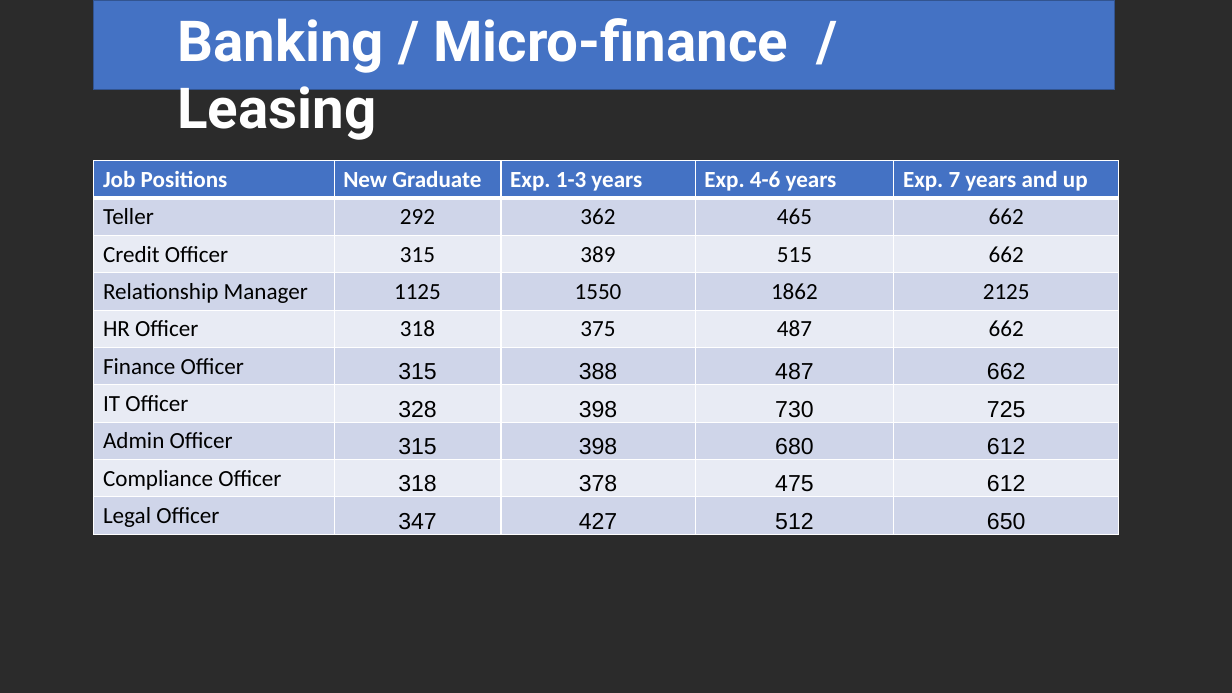
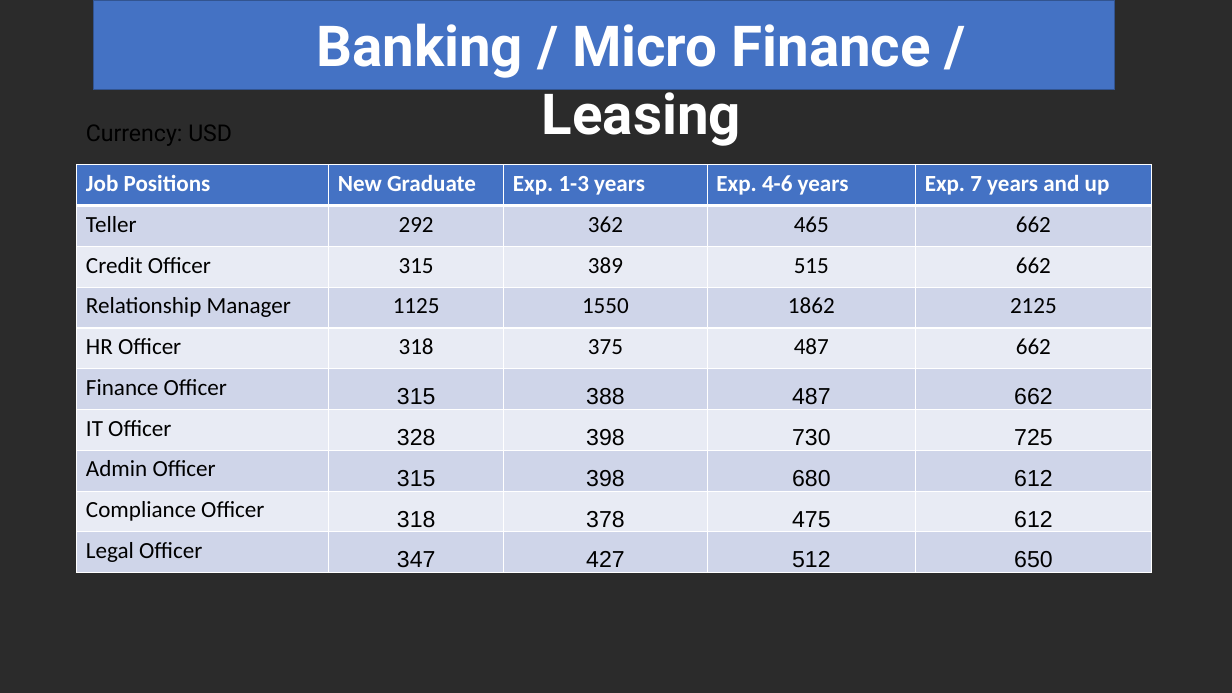
Before and after one commit to Phoud/108salarysurvey2, a slide deck: slide 7 of Presentation/Presentation.pptx. Drawn at 1232x693 pixels with LibreOffice and Linux fonts; fonts in the diff are those of the drawing; background and template pictures are left out; a plain dark background stands for a picture behind light text. Boxes give left, top, right and bottom in pixels: in the first picture for what was removed or moved away, otherwise in the second. Text is boxed around its words. In the diff, an @@ line names an element or a change of style, - is before the commit and + after.

```diff
--- a/Presentation/Presentation.pptx
+++ b/Presentation/Presentation.pptx
@@ text at bbox=[316, 23, 931, 146]: text changed @@
-Banking / Micro-finance / Leasing
+Banking / Micro Finance / Leasing
@@ text added at bbox=[86, 125, 232, 145], 18 pt, text #000000 @@
+Currency: USD
@@ table: place and size @@
-table at bbox=[94, 161, 1119, 534]
+table at bbox=[77, 165, 1151, 577]
```
Also in this commit, not shown: 15 other slides changed, 14 slides added, 2 slides removed, 20 other files.
